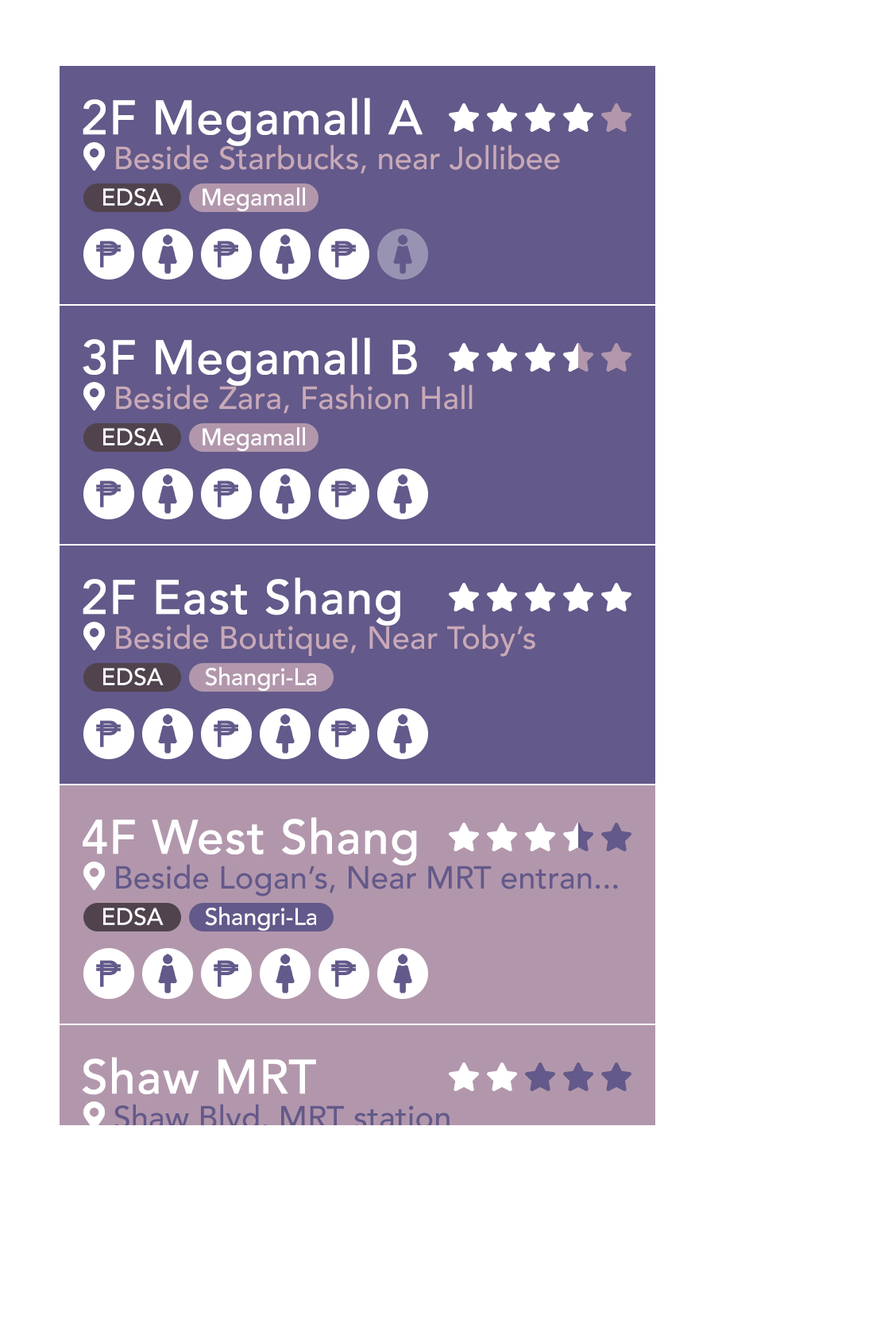
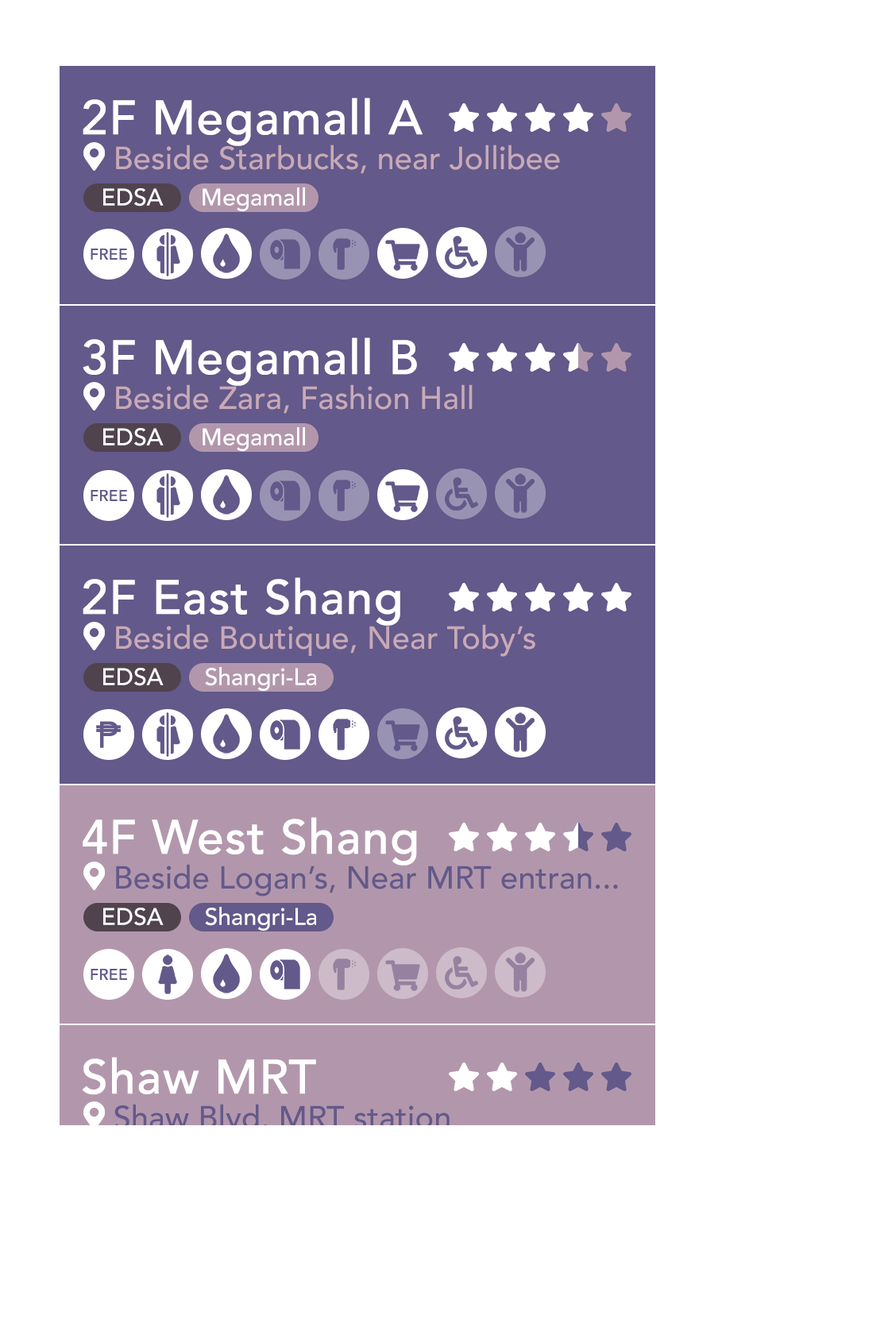
The second 888 x 1342 image is a revision of the first. Changes to its layers:
renamed "Layer 4" to "Layer 16", opacity 100% → 35%, moved it above "Layer 18", painted on it over [318, 948, 370, 1000]
added layer "Layer 18" (1st of 4, in "Artboard 1" › "others near" › "4" › "attribs") (35%) in group "attribs" over [435, 947, 487, 999]
added layer "Layer 17" (1st of 4, in "Artboard 1" › "others near" › "4" › "attribs") (35%) in group "attribs" over [494, 946, 546, 998]
renamed "Layer 5" to "Layer 13", painted on it over [259, 948, 311, 1000]
added layer "Layer 11" (1st of 4, in "Artboard 1" › "others near" › "4" › "attribs") in group "attribs" over [83, 948, 135, 1000]
renamed "Layer 4" to "Layer 16", moved it above "Layer 18", painted on it over [318, 708, 370, 760]
added layer "Layer 18" (2nd of 4, in "Artboard 1" › "best available" › "3" › "attribs") in group "attribs" over [435, 707, 487, 759]
added layer "Layer 17" (2nd of 4, in "Artboard 1" › "best available" › "3" › "attribs") in group "attribs" over [494, 706, 546, 758]
renamed "Layer 5" to "Layer 15", opacity 100% → 35%, painted on it over [377, 708, 429, 760]
removed layer "Layer 4" (9th of 15, in "Artboard 1" › "best available" › "3" › "attribs") from group "attribs" over [83, 708, 135, 760]
renamed "Layer 4" to "Layer 16", opacity 100% → 35%, moved it above "Layer 18", painted on it over [318, 468, 370, 521]
renamed "Layer 5" to "Layer 15", painted on it over [377, 468, 429, 521]
renamed "Layer 5" to "Layer 13", opacity 100% → 35%, painted on it over [259, 468, 311, 521]
renamed "Layer 4" to "Layer 12", painted on it over [200, 468, 252, 521]
renamed "Layer 4" to "Layer 11", painted on it over [83, 468, 135, 521]
renamed "Layer 5" to "Layer 15", opacity 35% → 100%, painted on it over [377, 227, 429, 280]
renamed "Layer 4" to "Layer 12", painted on it over [200, 227, 252, 280]
…and 18 more changes (6 added, 3 opacity, 10 painted, 2 removed, 10 renamed, 4 stack)
